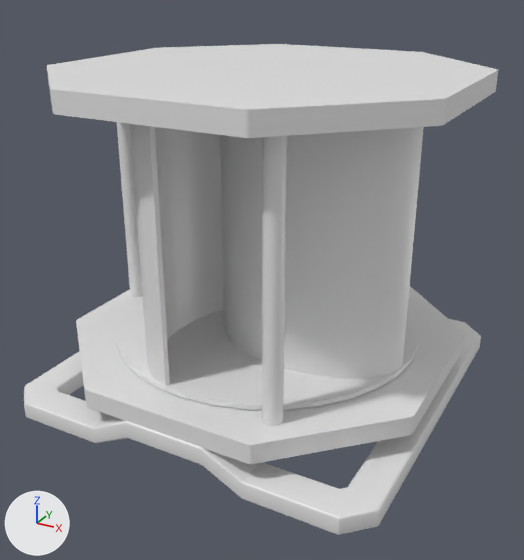
One commit to the FBX model Assets/SavoniusTurbine.fbx: the scene before it, then after it.
Before and after are seen from a camera (50 mm lens) standing at (3.43, -6.36, 4.33) and looking at (0.08, -0.26, 1.29). Lighting does not change. The marker at lower left points along +X, +Y and +Z.

The first picture shows 'Casing', 'Spinner'.
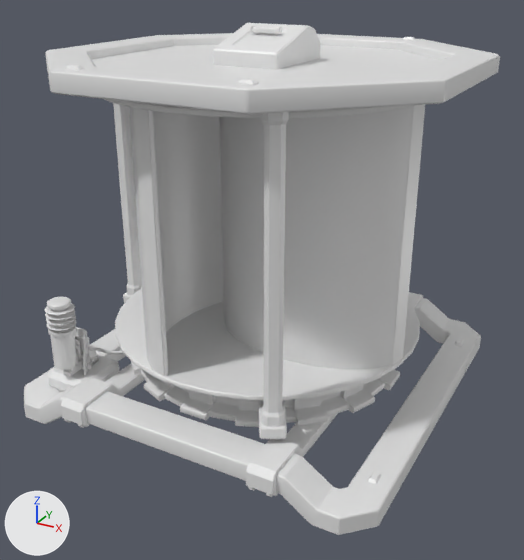
Location of each change, [x1, y1, x2, y2] in pixels of the pictures (524 x 560 px):
'Casing', reshaped, moved: before [24, 44, 498, 535]; after [24, 23, 500, 535]
'Spinner', moved: before [116, 124, 424, 410]; after [104, 99, 425, 400]
part 1 of me_cube_007, added: after [45, 33, 500, 114]
part 2 of me_cube_007, rebuilt (17% wider, 27% taller): before [76, 286, 465, 464]; after [24, 298, 481, 525]
part 3 of me_cube_007, rebuilt (15% wider, 10% taller): before [117, 122, 142, 297]; after [113, 103, 142, 296]
part 4 of me_cube_007, rebuilt (12% wider, 9% taller): before [262, 136, 287, 426]; after [261, 112, 289, 427]
part 5 of me_cube_007, deleted: before [47, 44, 498, 138]
part 6 of me_cube_007, built on: before [24, 319, 481, 535]; after [24, 292, 481, 535]
part 7 of me_cube_007, added: after [65, 23, 440, 85]

What the commit changed:
Material 'Decal_Normal' (mat_decal_normal) is new.
Its base color is (0.8, 0.8, 0.8) (white #e7e7e7).
Its roughness is 0.4.
me_cube_007 is used by ob_casing; location (0.0, 0.0, 0.4).
me_cube_007 had 424 vertices, 376 faces and spanned x -2.0..2.0, y -2.0..2.0, z -0.4..3.0.
me_cube_007 now has 3956 vertices, 3858 faces and spans x -2.0..2.0, y -2.06..2.06, z 0.0..3.78.
me_cube_007 part 1: a new loose piece, a torus around z (ring radius 1.96, tube radius 0.21) spanning x -1.98..1.98, y -1.98..1.98, z 3.36..3.54, in mat_mi_factory_01 (white #e7e7e7).
me_cube_007 part 2: the loose piece of 32 vertices spanning x -1.98..1.98, y -1.98..1.98, z 0.0..0.2 is rebuilt with 288 vertices and now spans x -2.0..2.0, y -2.0..2.0, z 0.0..0.41.
me_cube_007 part 3: the loose piece of 24 vertices spanning x -1.89..-1.71, y -0.09..0.09, z 0.2..2.8 is rebuilt with 64 vertices and now spans x -1.93..-1.73, y -0.1..0.1, z 0.62..3.37.
me_cube_007 part 4: the loose piece of 24 vertices spanning x 0.81..0.99, y -1.65..-1.47, z 0.2..2.8 is rebuilt with 64 vertices and now spans x 0.8..1.03, y -1.69..-1.47, z 0.62..3.37.
me_cube_007 part 5: the loose piece of 32 vertices spanning x -1.98..1.98, y -1.98..1.98, z 2.8..3.0 is deleted.
me_cube_007 part 6: 288 vertices removed from x -2.0..2.0, y -2.0..2.0, z -0.4..0.01; 2976 vertices added at x -2.0..2.0, y -2.06..2.06, z 0.02..1.22.
me_cube_007 part 7: 372 vertices added at x -1.6..1.6, y -1.82..1.82, z 3.39..3.78.
me_cube_007 now uses material mat_decal_normal (white #e7e7e7).
Object 'Spinner' (ob_spinner) moves from (0.0, 0.0, 0.61) to (0.0, 0.0, 0.71).
Object 'Casing' (ob_casing) moves from (0.0, 0.0, 0.4) to (0.0, 0.0, 0.0).
